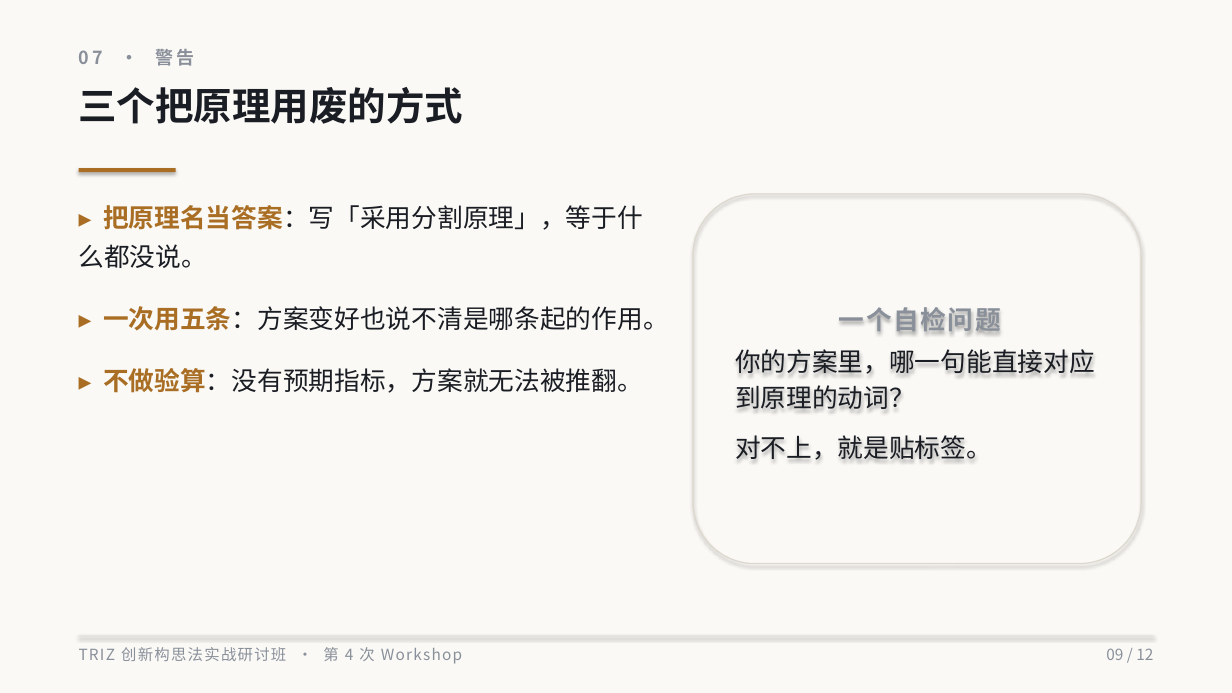
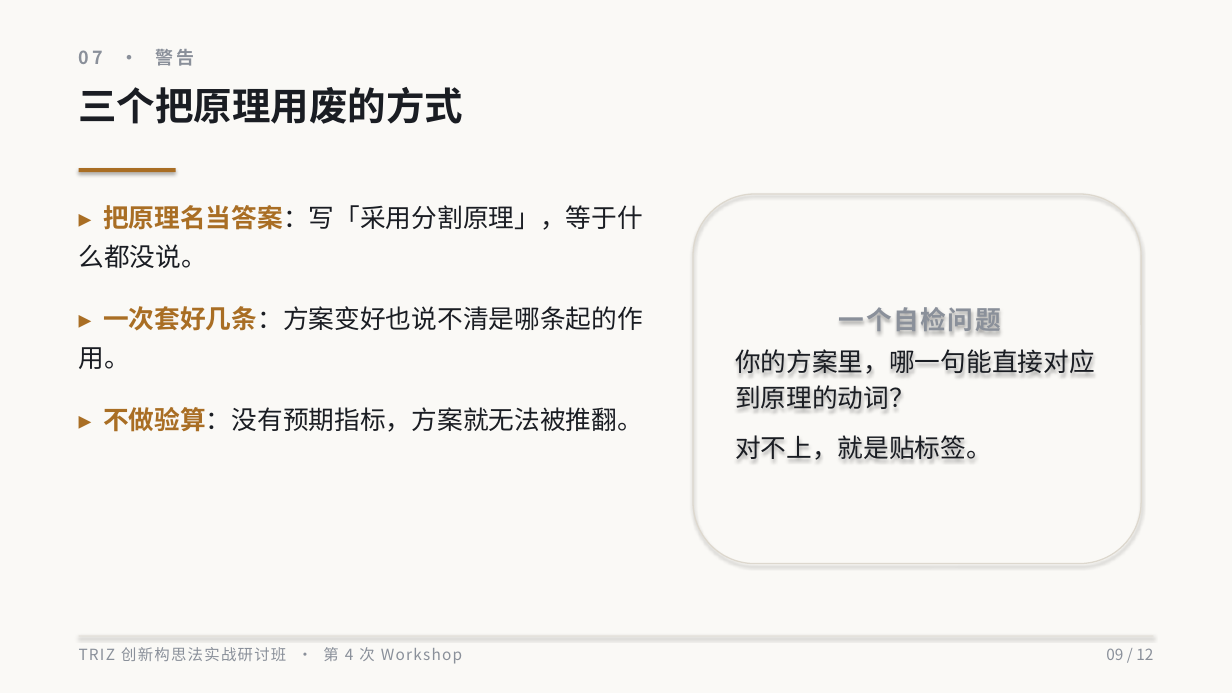
Before and after one commit to TRIZa-cn/triza-lecture, a slide deck: slide 9 of PPT/W2_16/out/第04次_发明原理的创造性应用.pptx. Drawn at 1232x693 pixels with LibreOffice and Linux fonts; fonts in the diff are those of the drawing. Boxes give left, top, right and bottom in pixels: in the first picture for what was removed or moved away, otherwise in the second. Text is boxed around its words. In the diff, an @@ line names an element or a change of style, - is before the commit and + after.

```diff
--- a/PPT/W2_16/out/第04次_发明原理的创造性应用.pptx
+++ b/PPT/W2_16/out/第04次_发明原理的创造性应用.pptx
@@ text at (x1=79, y1=306, x2=643, y2=369): text changed @@
-▸ 一次用五条：方案变好也说不清是哪条起的作用。
+▸ 一次套好几条：方案变好也说不清是哪条起的作用。
```
Also in this commit, not shown: 2 other slides changed, 29 other files.
